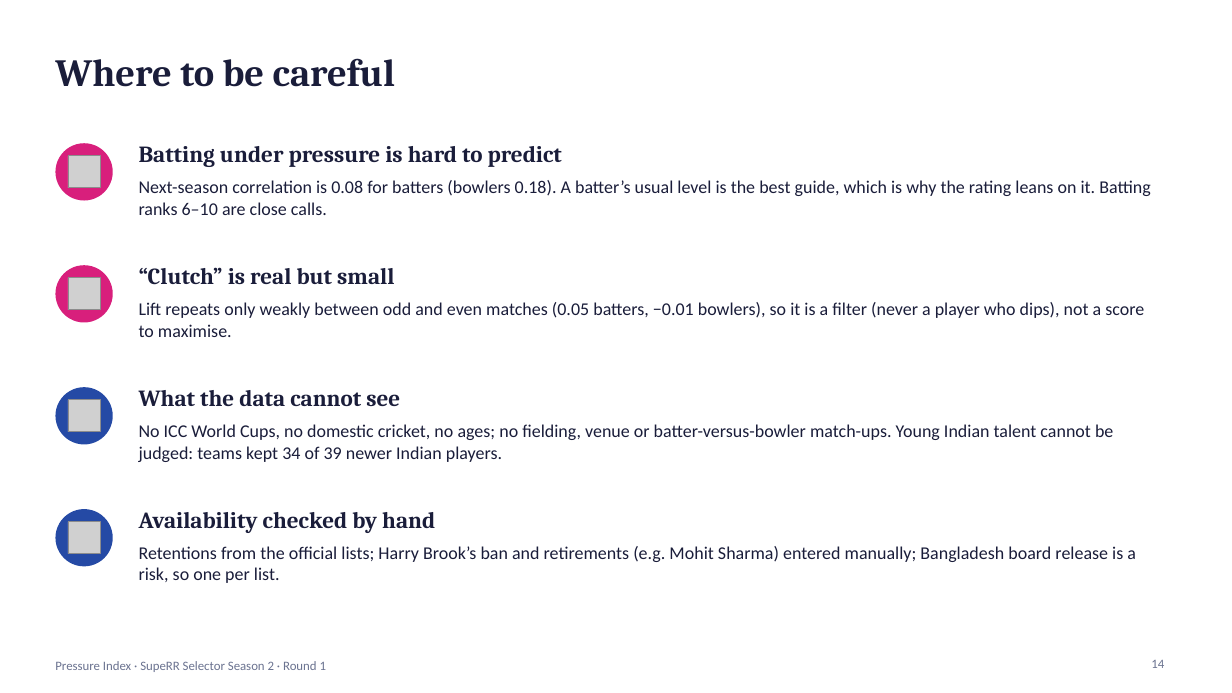
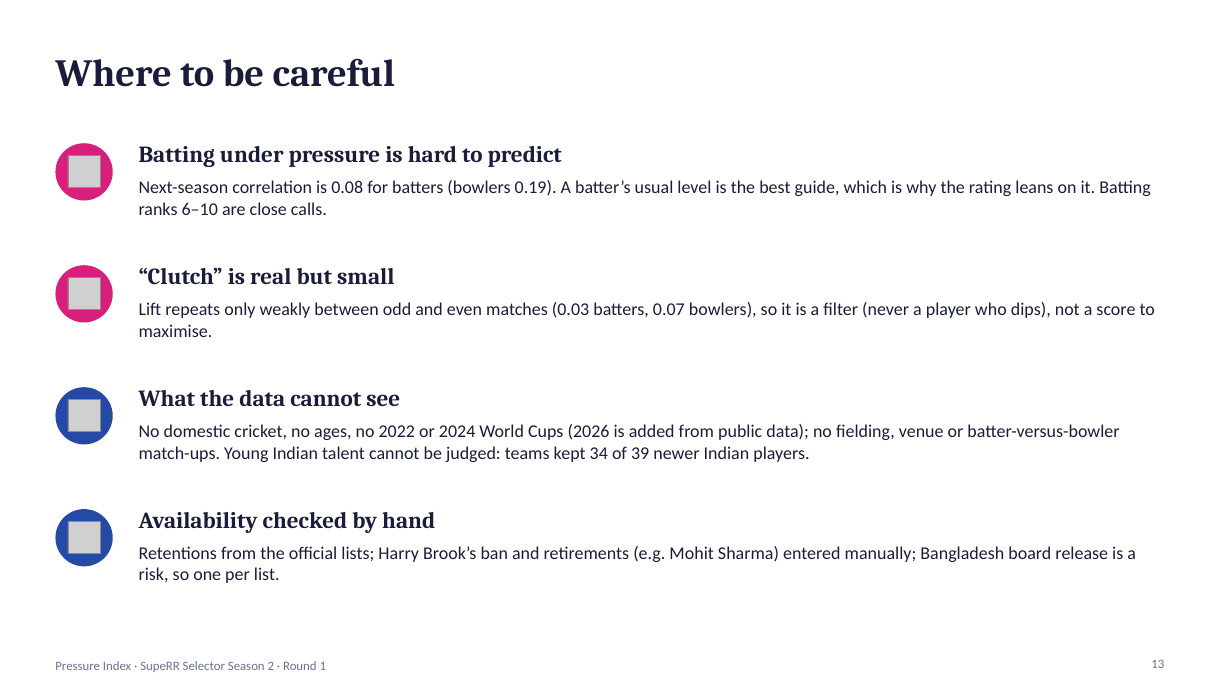
Before and after one commit to AnshBhavsar1654/Pressure-Index, a slide deck: slide 13 of Pressure_Index_RR_2027.pptx (slide 14 before the commit). Drawn at 1232x693 pixels with LibreOffice and Linux fonts; fonts in the diff are those of the drawing; grey boxes stand for pictures. Boxes give left, top, right and bottom in pixels: in the first picture for what was removed or moved away, otherwise in the second. Text is boxed around its words. In the diff, an @@ line names an element or a change of style, - is before the commit and + after.

Commit message:
Add 2026 World Cup data and revise player evidence
- Incorporate public Cricsheet World Cup data into rankings and the deck
- Require stronger recent pressure evidence and report retained squad roles

```diff
--- a/Pressure_Index_RR_2027.pptx
+++ b/Pressure_Index_RR_2027.pptx
@@ text at (x1=139, y1=180, x2=1151, y2=215): text changed @@
-Next-season correlation is 0.08 for batters (bowlers 0.18). A batter’s usual level is the best guide, which is why the rating leans on it. Batting ranks 6–10 are close calls.
+Next-season correlation is 0.08 for batters (bowlers 0.19). A batter’s usual level is the best guide, which is why the rating leans on it. Batting ranks 6–10 are close calls.
@@ text at (x1=139, y1=302, x2=1155, y2=337): text changed @@
-Lift repeats only weakly between odd and even matches (0.05 batters, −0.01 bowlers), so it is a filter (never a player who dips), not a score to maximise.
+Lift repeats only weakly between odd and even matches (0.03 batters, 0.07 bowlers), so it is a filter (never a player who dips), not a score to maximise.
@@ text at (x1=139, y1=424, x2=1119, y2=462): text changed @@
-No ICC World Cups, no domestic cricket, no ages; no fielding, venue or batter-versus-bowler match-ups. Young Indian talent cannot be judged: teams kept 34 of 39 newer Indian players.
+No domestic cricket, no ages, no 2022 or 2024 World Cups (2026 is added from public data); no fielding, venue or batter-versus-bowler match-ups. Young Indian talent cannot be judged: teams kept 34 of 39 newer Indian players.
@@ page number at (x1=1151, y1=659, x2=1164, y2=668): text changed @@
-14
+13
```
Also in this commit, not shown: 13 other slides changed, 1 slide removed, 23 other files.
